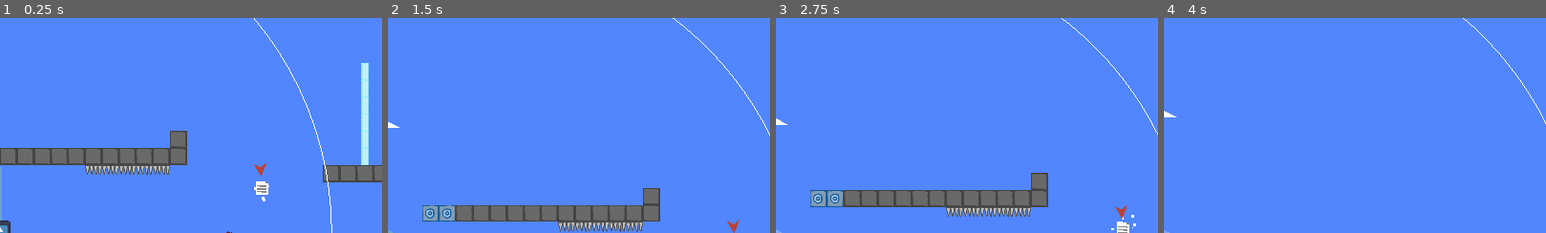
Above: before the commit, frames 1-4 (left to right).
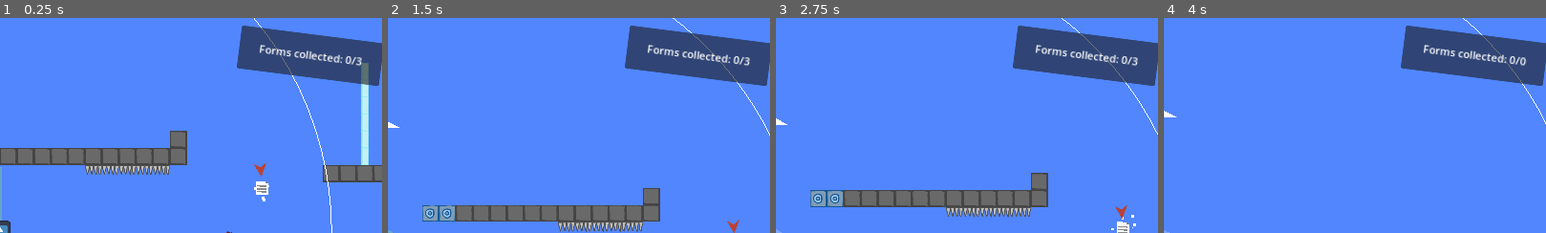
Above: after the commit, the same moments.

Repository: Haydoggo/GW61
Game: Godot game, scene res://scenes/maps/test_level/test_level.tscn
Same seed, same stepped clock (60 frames per second), same inputs: the game is played once before the commit and once after it. The engine's default icon, where the game draws it, is replaced by a stand-in: a white triangle on a blue panel in a dark square.
Inputs:
- Up to frame 1 (0.25 s): no input
- Up to frame 2 (1.5 s): click "Restart" at 0.5 s; click "Restart" at 1.25 s
- Up to frame 3 (2.75 s): click "Restart" at 2 s
- Up to frame 4 (4 s): click "test_map" at 2.75 s; click "test_map1" at 3.5 s
The pictures show only the part of the screen within x 50-100%, y 0-50%; the shares and areas given below are measured in that part.

The runs differ from the first frame. In frame 1, 7.6% of the frame differs, in the area x 62-100%, y 3-32%; in frame 2, 7.6%; in frame 3, 7.6%; in frame 4, 7.6%.

Commit message:
Add document counter

Diff:
--- a/scenes/maps/map_entities/document_pickup/document.tscn
+++ b/scenes/maps/map_entities/document_pickup/document.tscn
@@ -48,7 +48,7 @@
 }
 
 [node name="Document" type="Area2D" groups=["Documents"]]
-collision_layer = 0
+collision_layer = 2
 collision_mask = 4
 monitorable = false
 script = ExtResource("1_6pgai")
--- /dev/null
+++ b/scenes/player/forms_collected_display.gd
@@ -0,0 +1,7 @@
+extends Label
+
+@onready var num_forms = get_tree().get_nodes_in_group(&"Documents").size()
+
+func _process(delta: float) -> void:
+	var collected_forms = num_forms - get_tree().get_nodes_in_group(&"Documents").size()
+	text = "%d/%d" % [collected_forms, num_forms]
--- a/scenes/player/player.tscn
+++ b/scenes/player/player.tscn
@@ -6,6 +6,7 @@
 [ext_resource type="Texture2D" uid="uid://dg18rnd0vw50m" path="res://scenes/player/grapple.png" id="4_k814l"]
 [ext_resource type="Script" path="res://scenes/player/camera.gd" id="5_1g00w"]
 [ext_resource type="Script" path="res://scenes/player/document_indicator.gd" id="6_f0xow"]
+[ext_resource type="Script" path="res://scenes/player/forms_collected_display.gd" id="7_6h0yf"]
 
 [sub_resource type="CapsuleShape2D" id="CapsuleShape2D_5ue3p"]
 radius = 16.0
@@ -229,6 +230,7 @@
 
 [node name="GrappleRay" type="RayCast2D" parent="."]
 collision_mask = 2
+collide_with_areas = true
 
 [node name="GrappleIndicator" type="Line2D" parent="GrappleRay"]
 modulate = Color(1, 1, 1, 0.247059)
@@ -363,6 +365,35 @@
 color = Color(0.729412, 0.258824, 0.215686, 1)
 polygon = PackedVector2Array(-75, -14, -31, 2, -70, 25, -59, 4)
 
+[node name="PanelContainer" type="PanelContainer" parent="UI"]
+offset_left = 941.0
+offset_top = 14.0
+offset_right = 1157.0
+offset_bottom = 79.0
+rotation = 0.126334
+metadata/_edit_group_ = true
+
+[node name="MarginContainer" type="MarginContainer" parent="UI/PanelContainer"]
+layout_mode = 2
+theme_override_constants/margin_left = 24
+theme_override_constants/margin_top = 16
+theme_override_constants/margin_right = 24
+theme_override_constants/margin_bottom = 16
+
+[node name="HBoxContainer" type="HBoxContainer" parent="UI/PanelContainer/MarginContainer"]
+layout_mode = 2
+theme_override_constants/separation = 0
+alignment = 1
+
+[node name="Label" type="Label" parent="UI/PanelContainer/MarginContainer/HBoxContainer"]
+layout_mode = 2
+text = "Forms collected: "
+
+[node name="FormsCollected" type="Label" parent="UI/PanelContainer/MarginContainer/HBoxContainer"]
+layout_mode = 2
+text = "0/0"
+script = ExtResource("7_6h0yf")
+
 [node name="AnimationPlayer" type="AnimationPlayer" parent="."]
 libraries = {
 "": SubResource("AnimationLibrary_nfpi4")
Not shown: 1 places in scenes/player/player.tscn that only renumber resources
